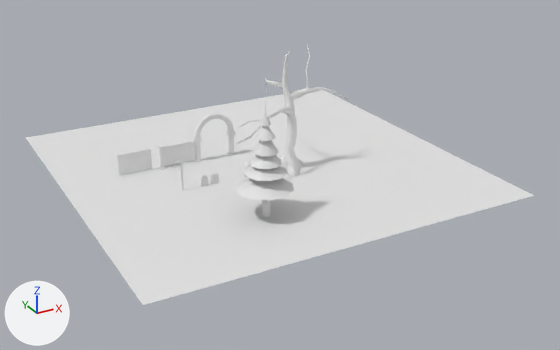
Renders of the FBX model Assets/Meshes/Blender Files/FBX/Crypts Meshes.fbx from each side of a commit.
The view is the same before and after, from a 50 mm camera at (-46.5, -82.2, 40.3) aimed at (-2.0, -1.4, -0.1). Every picture has the same lights, and +X, +Y and +Z are marked at lower left. Where no turn or scale is listed for an object, it has been applied to the vertices. Vertices at the same position are counted once.

Objects in the first picture: 'Fence_Archway', 'Fence_Bars', 'Fence_Segment', 'Fence_Segment_Bars', 'Floor', 'Player', 'Tree_Dead', 'Tree_Fir', 'Tree_Fir_Needles'.
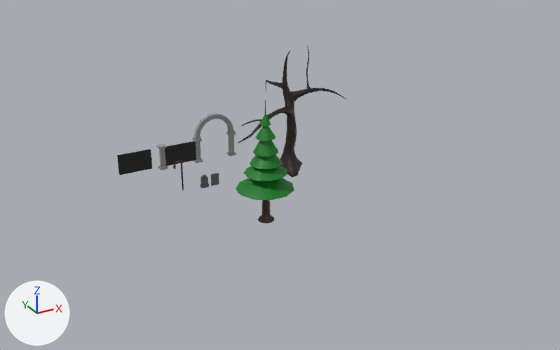
Where the newer file only moved an object's origin or applied its transform, the numbers keep the older frame.

Boxes (x1, y1, x2, y2) around the edits, measured in the pictures (560 x 350 px; the box of a moved part takes in the faces that stretch with it):
'Floor', deleted
    before: (26, 90, 535, 305)
'Tree_Fir_Needles', deleted
    before: (236, 114, 294, 200)
'Tree_Dead', reshaped
    before: (236, 45, 348, 176)
    after: (237, 46, 346, 177)
'Fence_Bars', recoloured (grey to black)
    both: (117, 149, 152, 175)
'Fence_Segment_Bars', deleted
    before: (165, 141, 196, 166)
'Fence_Archway', recoloured
    both: (193, 113, 235, 140)
'Player', deleted
    before: (244, 162, 251, 176)
part 2 of me_tree_fir, built on
    before: (265, 100, 266, 114)
    after: (236, 100, 294, 200)
part 3 of me_tree_fir, recoloured
    both: (262, 200, 270, 217)
part 4 of me_fence_segment, moved or reshaped
    before: (192, 138, 203, 162)
    after: (192, 138, 203, 163)
part 5 of me_fence_segment, moved or reshaped
    before: (157, 144, 168, 169)
    after: (157, 144, 168, 170)
part 6 of me_fence_segment, added (black)
    after: (165, 141, 196, 166)

What changed in the scene script:
```text
Add mat_fir_tree_bark_material:
    mat_fir_tree_bark_material = principled_material('Fir Tree Bark Material')
    mat_fir_tree_bark_material.base_color = (0.0578, 0.024, 0.00812)  # brown #442b16
Change me_tree_dead:
    remove me_tree_dead.from_pydata(...)  # 249 vertices, 434 faces; spans x -8.8..8.6, y -3.2..8.3, z -3.7..12.5
    add me_tree_dead.from_pydata(...)  # 369 vertices, 732 faces; spans x -8.6..8.3, y -2.8..8.2, z -3.7..12.5
    me_tree_dead part 1: 7 vertices moved within x -4.5..2.4, y -2.0..0.9, z -1.3..12.5; 232 vertices removed from x -8.8..8.6, y -3.2..8.3, z -3.7..12.5; 352 vertices added at x -8.6..8.3, y -2.8..8.2, z -3.7..12.4
    add me_tree_dead.materials.append(mat_dead_tree_bark_material)  # black #25120a
Change me_tree_fir:
    remove me_tree_fir.from_pydata(...)  # 143 vertices, 134 faces; spans x -0.98..0.98, y -0.95..0.99, z -3.6..10.92
    add me_tree_fir.from_pydata(...)  # 275 vertices, 200 faces; spans x -3.46..3.23, y -3.24..3.38, z -3.6..10.92
    me_tree_fir part 2
    77 faces are deleted
    132 vertices are added at x -3.46..3.23, y -3.24..3.38, z 0.47..9.33
    66 new faces join them, mat_fir_tree_needles_material (dark green #00791c)
    77 new faces join them, mat_fir_tree_bark_material (brown #442b16)
    me_tree_fir part 3: 57 faces spanning x -0.98..0.98, y -0.95..0.99, z -3.6..10.92 switch from no material to mat_fir_tree_bark_material (brown #442b16)
    add me_tree_fir.materials.append(mat_fir_tree_needles_material)  # dark green #00791c
Change me_fence_segment:
    where me_fence_segment.from_pydata(...)  # 48 vertices, 44 faces; spans x -3.0..3.0, y -0.5..0.5, z -1.6..1.62
    verts and faces of me_fence_segment; kept vertices keep their numbers, new ones are numbered from 48
    me_fence_segment part 4: the loose piece of 24 vertices spanning x 2.0..3.0, y -0.5..0.5, z -1.6..1.62 is moved by (0.0, -0.01, -0.01), in mat_stone_pillar_material (grey #949494)
    me_fence_segment part 5: the loose piece of 24 vertices spanning x -3.0..-2.0, y -0.5..0.5, z -1.6..1.62 is moved by (0.0, -0.01, -0.01), in mat_stone_pillar_material (grey #949494)
    me_fence_segment part 6
    add verts[48] = (-2.24, -0.06, -1.36)  # pixel (165, 166)
    add verts[49] = (-2.24, -0.06, 1.36)  # pixel (163, 147)
    add verts[50] = (-2.24, 0.06, -1.36)
    add verts[51] = (-2.24, 0.06, 1.36)
    add for new, old in zip([*range(52, 56)], [*range(48, 52)]): verts[new] = verts[old] + (4.48, 0.0, 0.0)
    add faces += [(48, 49, 51, 50), (52, 54, 55, 53)]  # mat_stone_pillar_material (grey #949494)
    add faces += [(50, 51, 55, 54), (48, 52, 53, 49), (48, 50, 54, 52), (49, 53, 55, 51)]  # mat_fence_bars_material (black #191919)
    add me_fence_segment.materials.append(mat_stone_pillar_material)  # grey #949494
    add me_fence_segment.materials.append(mat_fence_bars_material)  # black #191919
Change me_fence_bars:
    where me_fence_bars.from_pydata(...)  # 8 vertices, 6 faces; spans x -2.24..2.24, y -0.06..0.06, z -1.36..1.36
    add me_fence_bars.materials.append(mat_fence_bars_material)  # black #191919
Change me_fence_archway:
    where me_fence_archway.from_pydata(...)  # 48 vertices, 46 faces; spans x -2.9..2.92, y -0.4..0.4, z -1.7..1.44
    add me_fence_archway.materials.append(mat_stone_pillar_material)  # grey #949494
Remove ob_tree_fir_needles:
    ob_tree_fir_needles = bpy.data.objects.new('Tree_Fir_Needles', me_tree_fir_needles)
Remove ob_player:
    ob_player = bpy.data.objects.new('Player', me_sphere)
Remove ob_fence_segment_bars:
    ob_fence_segment_bars = bpy.data.objects.new('Fence_Segment_Bars', me_fence_segment_bars)
Remove ob_floor:
    ob_floor = bpy.data.objects.new('Floor', me_plane_001)
```
